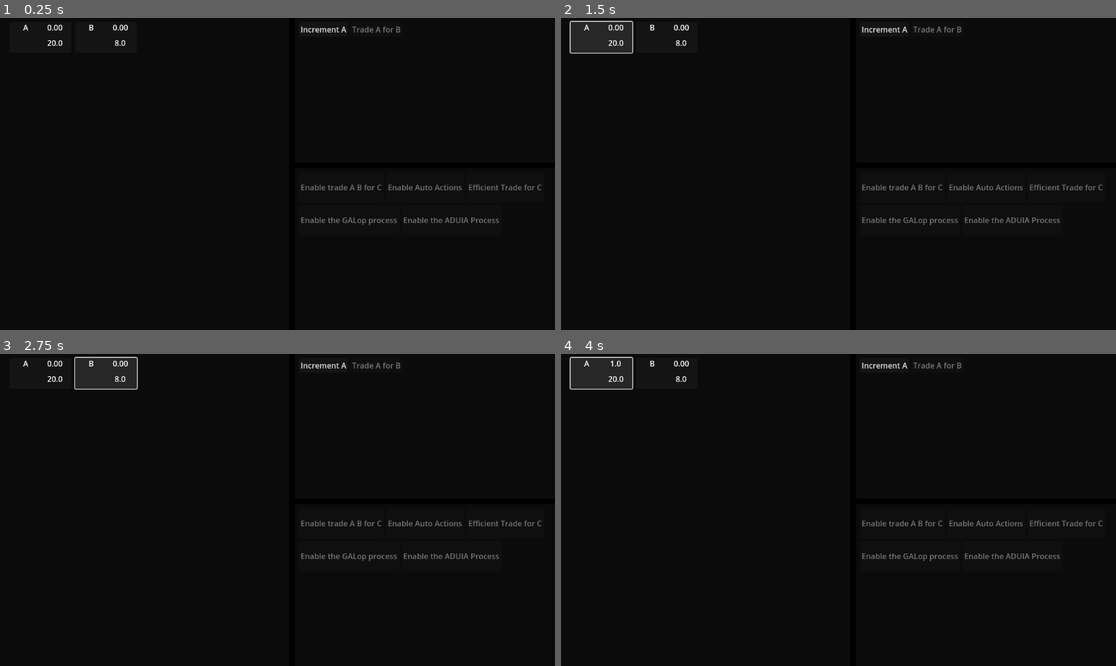
Above: before the commit, frames 1-4 (two rows, left to right).
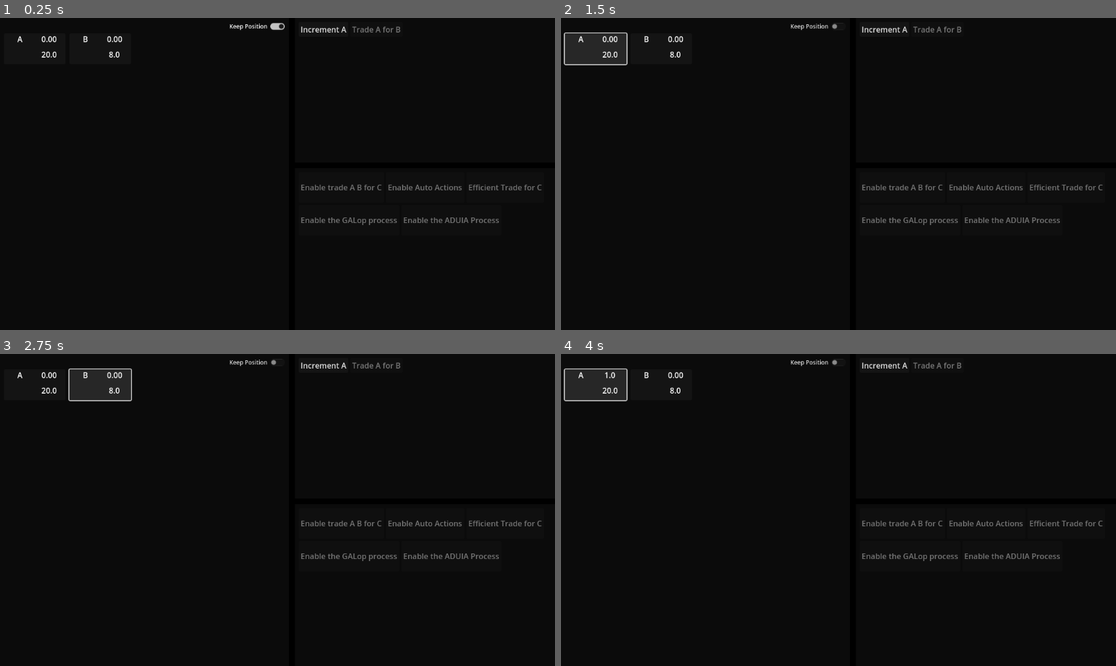
Above: after the commit, the same moments.

Repository: Carth501/The-Big-Grid
Game: Godot game, scene res://scenes/Game.tscn
Same seed, same stepped clock (60 frames per second), same inputs: the game is played once before the commit and once after it.
Inputs (mouse positions are in pixels of both pictures, inside the frame that each line leads up to):
- Up to frame 1 (0.25 s): no input
- Up to frame 2 (1.5 s): click (816, 27) at 0.5 s, where only the run after the commit has a clickable "Keep Position"; click "[center]A[/center]" at 1.25 s
- Up to frame 3 (2.75 s): click "[center]B[/center]" at 2 s
- Up to frame 4 (4 s): click "Increment A" at 2.75 s; click "[center]A[/center]" at 3.5 s

The runs differ from the first frame. In frame 1, 0.4% of the frame differs, in the area x 3-52%, y 1-13%; in frame 2, 1.3%, in the area x 0-50%, y 0-16%; in frame 3, 1.3%; in frame 4, 1.3%.

Commit message:
Introduce supply static positioning switch

Diff:
--- a/scenes/Game.tscn
+++ b/scenes/Game.tscn
@@ -11,6 +11,7 @@
 [ext_resource type="Script" path="res://scripts/logic/ActionManager.gd" id="6_fgv5p"]
 [ext_resource type="Script" path="res://scripts/logic/DevelopmentHandler.gd" id="7_ce23n"]
 [ext_resource type="PackedScene" uid="uid://ccwb8ttiqyrku" path="res://scenes/display/FilterForeman.tscn" id="9_iev5w"]
+[ext_resource type="Script" path="res://scripts/logic/OptionsOverseer.gd" id="12_oy6by"]
 
 [node name="Game" type="Node" node_paths=PackedStringArray("supply_collection", "action_manager")]
 script = ExtResource("1_kvsp4")
@@ -41,10 +42,13 @@
 color = Color(0.0431373, 0.0431373, 0.0431373, 1)
 
 [node name="SupplyScrollContainer" type="ScrollContainer" parent="Display/MiddleSplit/SupplyBackground"]
-layout_mode = 2
-offset_left = 12.0
-offset_right = 1152.0
-offset_bottom = 648.0
+layout_mode = 1
+anchors_preset = 15
+anchor_right = 1.0
+anchor_bottom = 1.0
+offset_top = 24.0
+grow_horizontal = 2
+grow_vertical = 2
 
 [node name="MarginContainer" type="MarginContainer" parent="Display/MiddleSplit/SupplyBackground/SupplyScrollContainer"]
 layout_mode = 2
@@ -54,12 +58,35 @@
 theme_override_constants/margin_right = 8
 theme_override_constants/margin_bottom = 8
 
-[node name="HFlowContainer" type="HFlowContainer" parent="Display/MiddleSplit/SupplyBackground/SupplyScrollContainer/MarginContainer" node_paths=PackedStringArray("supply_collection")]
+[node name="HFlowContainer" type="HFlowContainer" parent="Display/MiddleSplit/SupplyBackground/SupplyScrollContainer/MarginContainer" node_paths=PackedStringArray("supply_collection", "options_overseer")]
 layout_mode = 2
 theme_override_constants/h_separation = 8
 theme_override_constants/v_separation = 8
 script = ExtResource("2_iwxov")
 supply_collection = NodePath("../../../../../../Logic/SupplyCollection")
+options_overseer = NodePath("../../../../../../Logic/OptionsOverseer")
+
+[node name="KeepPositionControl" type="Control" parent="Display/MiddleSplit/SupplyBackground"]
+layout_mode = 1
+anchors_preset = 1
+anchor_left = 1.0
+anchor_right = 1.0
+grow_horizontal = 0
+
+[node name="KeepPositionToggle" type="CheckButton" parent="Display/MiddleSplit/SupplyBackground/KeepPositionControl"]
+layout_mode = 1
+anchors_preset = 1
+anchor_left = 1.0
+anchor_right = 1.0
+offset_left = -130.0
+offset_top = 2.0
+offset_right = -2.0
+offset_bottom = 33.0
+grow_horizontal = 0
+theme_override_font_sizes/font_size = 12
+button_pressed = true
+text = "Keep Position"
+alignment = 2
 
 [node name="RightSplit" type="VSplitContainer" parent="Display/MiddleSplit"]
 layout_mode = 2
@@ -166,6 +193,10 @@
 
 [node name="FilterForeman" parent="Logic" instance=ExtResource("9_iev5w")]
 
+[node name="OptionsOverseer" type="Node" parent="Logic"]
+script = ExtResource("12_oy6by")
+
+[connection signal="toggled" from="Display/MiddleSplit/SupplyBackground/KeepPositionControl/KeepPositionToggle" to="Logic/OptionsOverseer" method="set_keep_positions"]
 [connection signal="close_action_menu" from="Display/MiddleSplit/RightSplit/ActionBackground/ActionMenuScrollContainer/MarginContainer/ActionMenu" to="Display/MiddleSplit/RightSplit/ActionBackground" method="open_actions_display"]
 [connection signal="new_supply" from="Logic/SupplyCollection" to="Display/MiddleSplit/SupplyBackground/SupplyScrollContainer/MarginContainer/HFlowContainer" method="_on_supply_collection_new_supply"]
 [connection signal="new_action" from="Logic/ActionManager" to="Display/MiddleSplit/RightSplit/ActionBackground/ActionScrollContainer/MarginContainer/HFlowContainer" method="build_action_button"]
--- a/scripts/display/DevButton.gd
+++ b/scripts/display/DevButton.gd
@@ -20,6 +20,7 @@
 	release_focus()
 	complete = true
 	unset_filter()
+	visible = false
 
 func set_enabled(setting):
 	if(!complete):
--- a/scripts/display/SupplyCollectionDisplay.gd
+++ b/scripts/display/SupplyCollectionDisplay.gd
@@ -1,13 +1,14 @@
 class_name Supply_Collection_Display extends HFlowContainer
 
 @export var supply_collection : Supply_Collection
+@export var options_overseer : Options_Overseer
 var supply_display_catalogue := {}
 var supply_display_proto := preload("res://scenes/display/SupplyDisplay.tscn")
 
 func _on_supply_collection_new_supply(id : String):
 	var new_supply_display : Supply_Display = supply_display_proto.instantiate()
 	add_child(new_supply_display)
-	new_supply_display.setup(id, supply_collection)
+	new_supply_display.setup(id, supply_collection, options_overseer)
 	supply_display_catalogue[id] = new_supply_display
 
 func filter(new_filter : Dictionary):
--- a/scripts/display/SupplyDisplay.gd
+++ b/scripts/display/SupplyDisplay.gd
@@ -7,8 +7,12 @@
 @export var supply_button : Button
 var supply : Supply
 var active := false
+var showing := true
+var static_position := true
 
-func setup(id : String, supply_collection : Supply_Collection):
+func setup(id : String,
+supply_collection : Supply_Collection,
+options_overseer : Options_Overseer):
 	set_name_display(id)
 	supply = supply_collection.get_supply(id)
 	# don't use the function for updating value, because it should start hidden.
@@ -20,6 +24,7 @@
 	active = supply.active
 	if(!active):
 		supply.update_active.connect(set_active)
+	options_overseer.update_keep_positions.connect(set_static_position)
 
 func set_name_display(id : String):
 	name_label.text = center(SupplyTranslatorSingle.data[id])
@@ -48,4 +53,18 @@
 
 func show_supply(setting : bool):
 	if(active):
-		supply_button.visible = setting
+		showing = setting
+		if(static_position):
+			supply_button.visible = showing
+		else:
+			visible = showing
+
+func set_static_position(setting : bool):
+	static_position = setting
+	if(!showing):
+		if(static_position):
+			visible = true
+			supply_button.visible = false
+		else:
+			visible = false
+			supply_button.visible = true
--- /dev/null
+++ b/scripts/logic/OptionsOverseer.gd
@@ -0,0 +1,6 @@
+class_name Options_Overseer extends Node
+
+signal update_keep_positions(bool)
+
+func set_keep_positions(setting : bool):
+	update_keep_positions.emit(setting)
Not shown: 1 places in scenes/Game.tscn that only renumber resources
